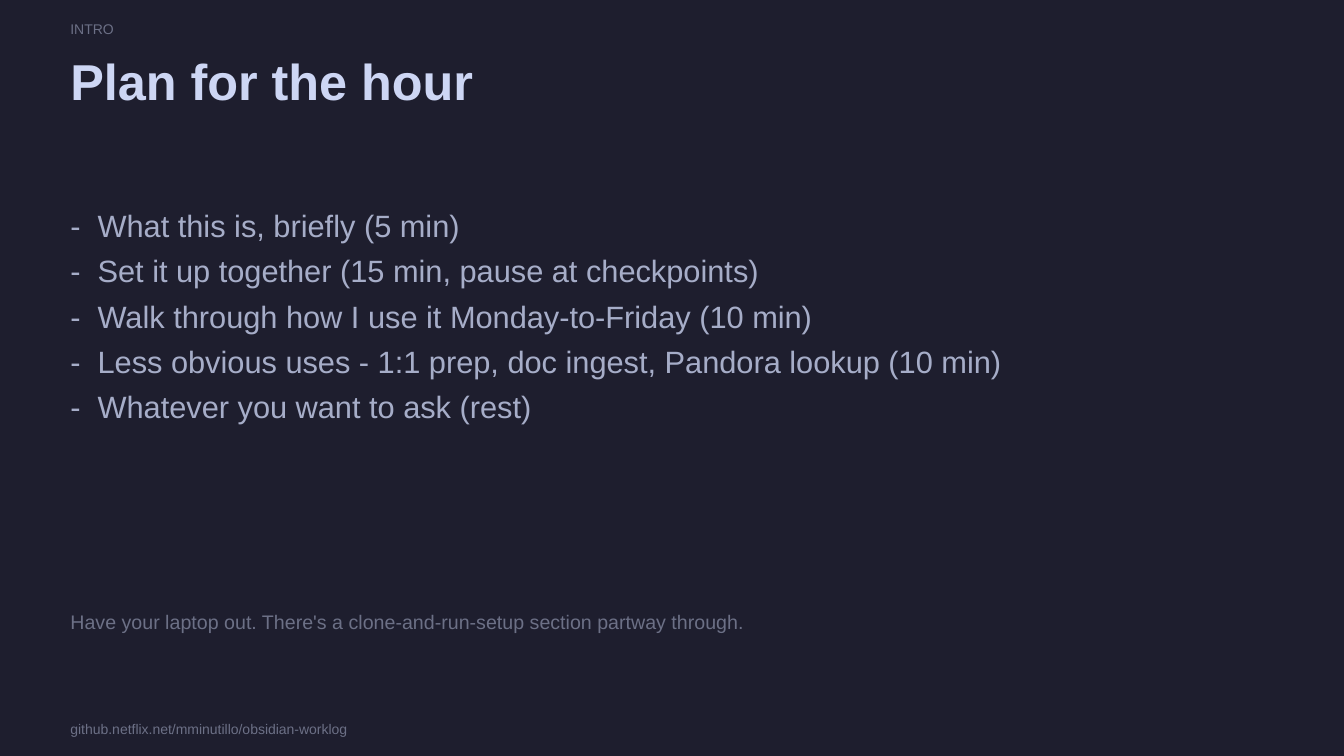
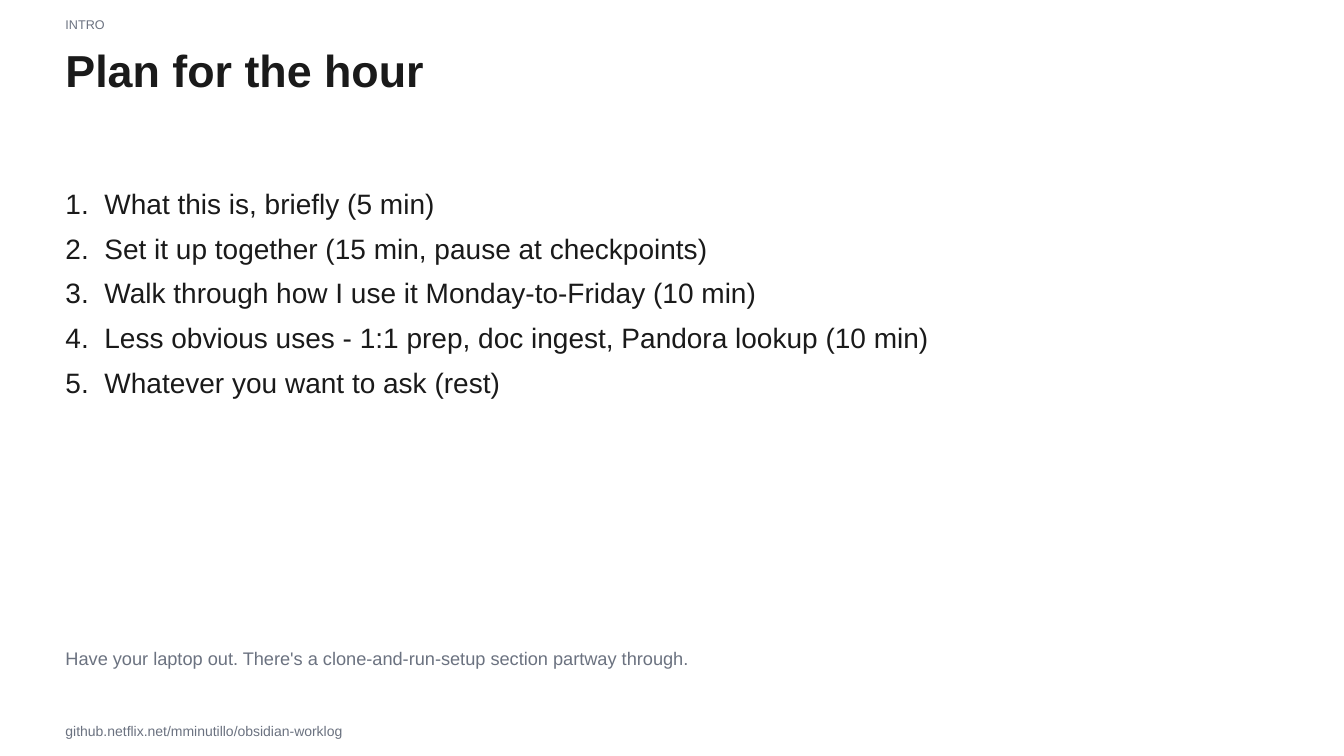
Before and after one commit to menottim/obsidian-worklog, a slide deck: slide 2 of presentation/netflix-workshop.pptx. Drawn at 1344x756 pixels with LibreOffice and Linux fonts; fonts in the diff are those of the drawing. Boxes give left, top, right and bottom in pixels: in the first picture for what was removed or moved away, otherwise in the second. Text is boxed around its words. In the diff, an @@ line names an element or a change of style, - is before the commit and + after.

```diff
--- a/presentation/netflix-workshop.pptx
+++ b/presentation/netflix-workshop.pptx
@@ rectangle removed at box(0, 0, 1344, 756) @@
@@ text "INTRO" at box(65, 20, 104, 29): size 10 to 9 pt, text colour #6C7086 to #6B7280 @@
@@ text "Plan for the hour" at box(65, 54, 423, 88): size 36 to 32 pt, text colour #CDD6F4 to #1A1A1A @@
@@ text at box(65, 193, 928, 398): text changed; size 22 to 20 pt; text colour #A6ADC8 to #1A1A1A @@
-- What this is, briefly (5 min)
-- Set it up together (15 min, pause at checkpoints)
-- Walk through how I use it Monday-to-Friday (10 min)
-- Less obvious uses - 1:1 prep, doc ingest, Pandora lookup (10 min)
-- Whatever you want to ask (rest)
+1. What this is, briefly (5 min)
+2. Set it up together (15 min, pause at checkpoints)
+3. Walk through how I use it Monday-to-Friday (10 min)
+4. Less obvious uses - 1:1 prep, doc ingest, Pandora lookup (10 min)
+5. Whatever you want to ask (rest)
@@ text "Have your laptop out. There's ...": place and size @@
-text "Have your laptop out. There's ..." at box(70, 615, 743, 633)
+text "Have your laptop out. There's ..." at box(65, 652, 689, 669)
@@ text "Have your laptop out. There's ..." at box(65, 652, 689, 669): size 14 to 13 pt, text colour #6C7086 to #6B7280 @@
@@ text "github.netflix.net/mminutillo/obsidian-worklog" at box(65, 726, 342, 739): text colour #6C7086 to #6B7280 @@
```
Also in this commit, not shown: 25 other slides changed, 1 other file.
